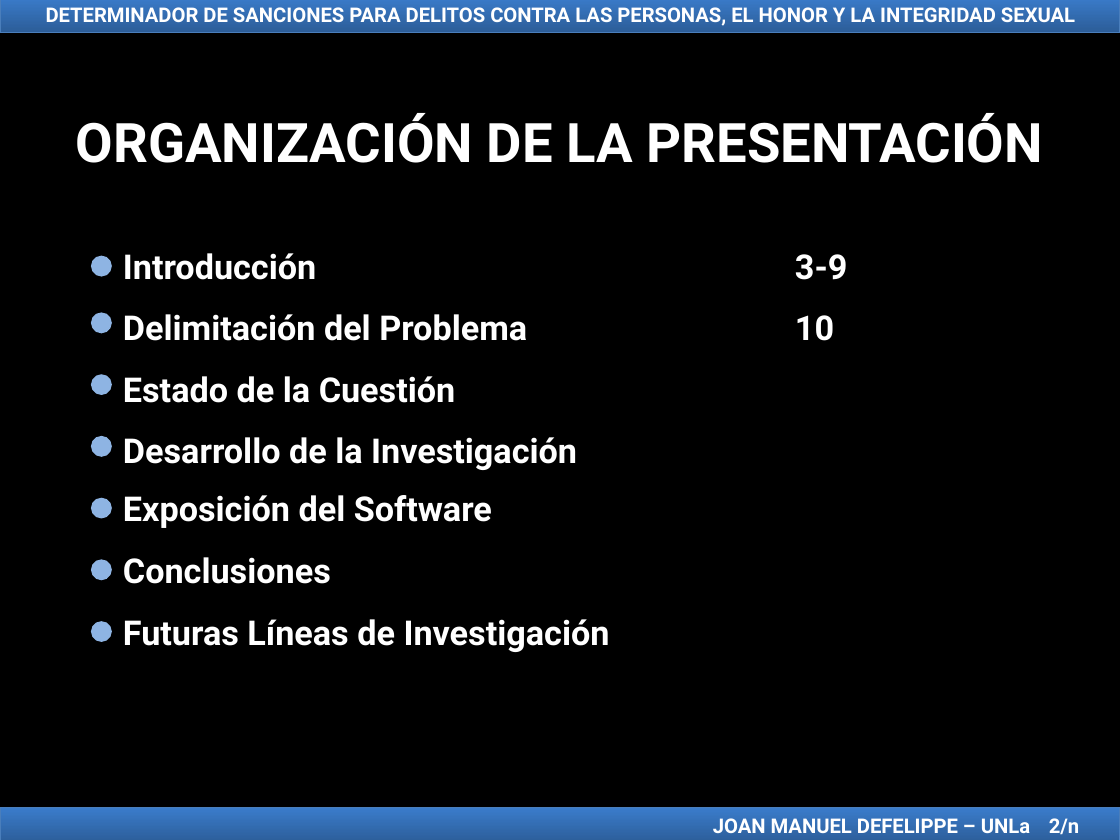
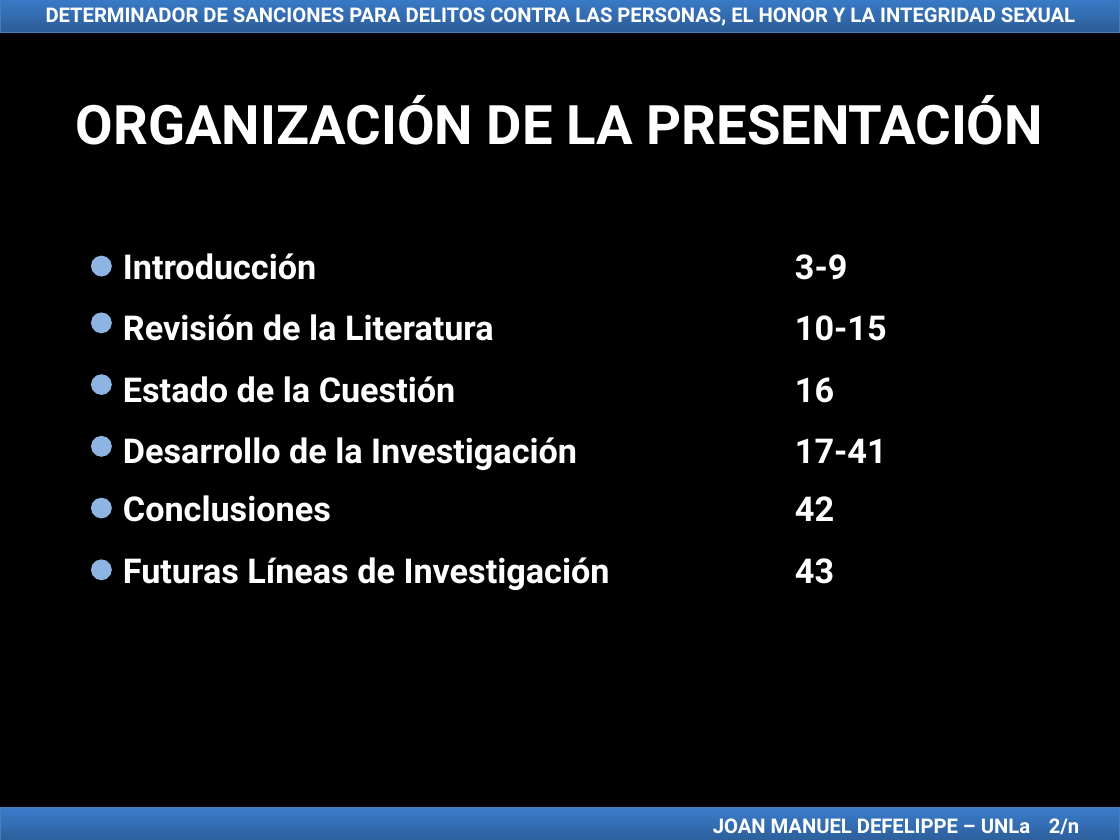
Before and after one commit to jmdefelippe/TFI_LicenciaturaEnSistemas, a slide deck: slide 2 of TFI Presentación Joan Manuel Defelippe.ppt. Drawn at 1120x840 pixels with LibreOffice and Linux fonts; fonts in the diff are those of the drawing. Boxes give left, top, right and bottom in pixels: in the first picture for what was removed or moved away, otherwise in the second. Text is boxed around its words. In the diff, an @@ line names an element or a change of style, - is before the commit and + after.

```diff
--- a/TFI Presentación Joan Manuel Defelippe.ppt
+++ b/TFI Presentación Joan Manuel Defelippe.ppt
@@ text "ORGANIZACIÓN DE LA PRESENTACIÓN": place and size @@
-text "ORGANIZACIÓN DE LA PRESENTACIÓN" at [76,113,1044,163]
+text "ORGANIZACIÓN DE LA PRESENTACIÓN" at [76,95,1044,145]
@@ text at [123,314,887,341]: text changed @@
-Delimitación del Problema 10
+Revisión de la Literatura 10-15
@@ text at [123,376,834,403]: text changed @@
-Estado de la Cuestión
+Estado de la Cuestión 16
@@ text at [123,437,887,470]: text changed @@
-Desarrollo de la Investigación
+Desarrollo de la Investigación 17-41
@@ text at [123,495,834,522]: text changed @@
-Conclusiones
+Conclusiones 42
@@ text removed at [123,495,492,528] @@
-Exposición del Software
@@ text at [123,557,834,590]: text changed @@
-Futuras Líneas de Investigación
+Futuras Líneas de Investigación 43
@@ ellipse removed at [93,623,111,641] @@
```
Also in this commit, not shown: 14 other slides changed, 30 slides added.
